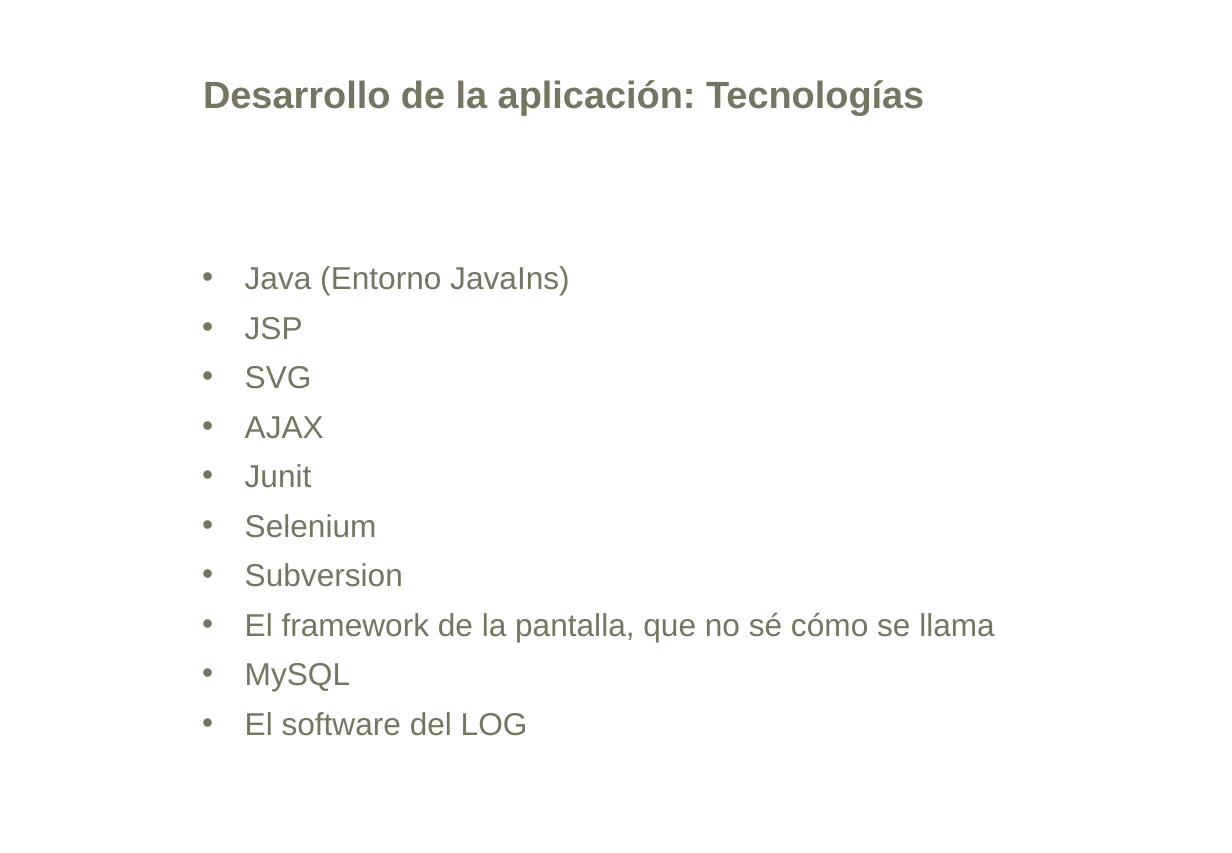
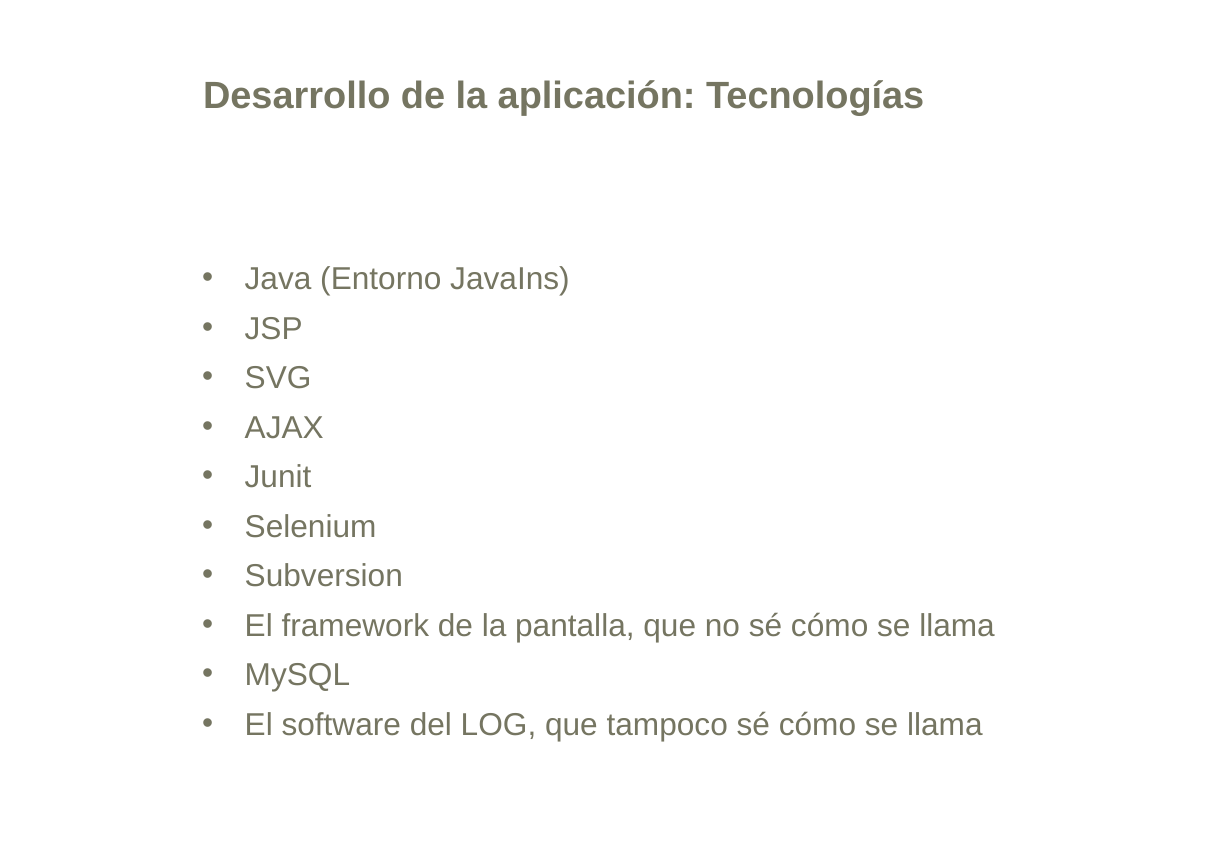
Before and after one commit to Betisman/ris2k, a slide deck: slide 7 of ris2k/doc/presentacion.ppt. Drawn at 1232x853 pixels with LibreOffice and Linux fonts; fonts in the diff are those of the drawing; background and template pictures are left out. Boxes give left, top, right and bottom in pixels: in the first picture for what was removed or moved away, otherwise in the second. Text is boxed around its words. In the diff, an @@ line names an element or a change of style, - is before the commit and + after.

```diff
--- a/ris2k/doc/presentacion.ppt
+++ b/ris2k/doc/presentacion.ppt
@@ text at bbox=[245, 711, 983, 741]: text changed @@
-• El software del LOG
+• El software del LOG, que tampoco sé cómo se llama
```
Also in this commit, not shown: 5 other slides changed, 3 slides added.
